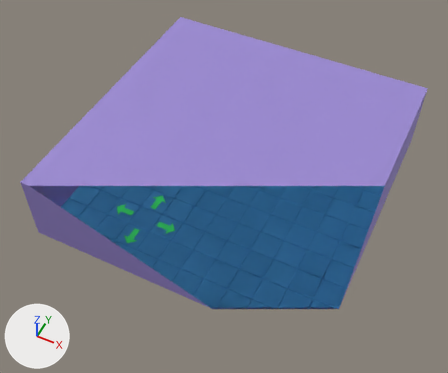
The OBJ model data/model/room.obj: old version first, new version second.
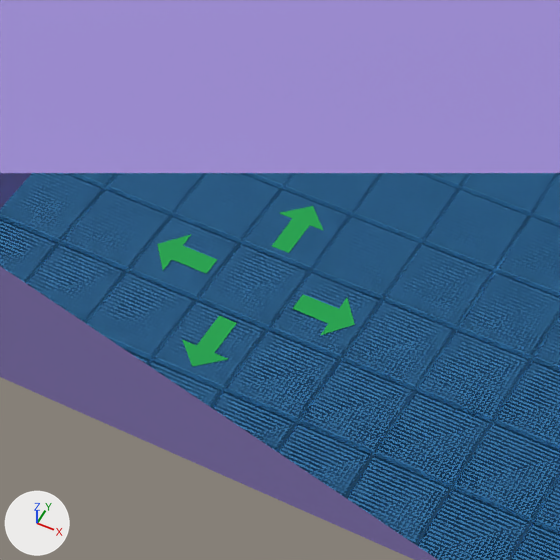
Each version appears first whole from a 50 mm camera at (7.53, -16.36, 19.89) aimed at (-0.14, -1.03, 0.73), and next in a close-up on the part from 16% to 53% of the width and 36% to 81% of the height. Arrows for +X, +Y and +Z are at lower left; the lights stay in place. Everything nearer to the camera than a plane just in front of the edit is cut away. Where no turn or scale is listed for an object, it has been applied to the vertices. Vertices at the same position are counted once.

The older version as bpy lines, for what is in view:
```python
me_cube_002 = bpy.data.meshes.new('Cube.002')
me_cube_002.from_pydata(...)  # 745 vertices, 1728 faces; spans x -6.0..6.0, y -6.0..6.0, z 0.0..0.04
me_cube_002.materials.append(mat_material_010)  # blue #3d95d1
me_plane = bpy.data.meshes.new('Plane')
me_plane.from_pydata(...)  # 7 vertices, 3 faces; spans x -3.895..-3.105, y -3.83..-3.18, z 0.049..0.055
me_plane.materials.append(mat_material_001)  # green #22d160
me_plane_001 = bpy.data.meshes.new('Plane.001')
me_plane_001.from_pydata(...)  # 7 vertices, 3 faces; spans x -2.825..-2.175, y -2.9..-2.109, z 0.049..0.055
me_plane_001.materials.append(mat_material_003)  # green #22d160
me_plane_005 = bpy.data.meshes.new('Plane.005')
me_plane_005.from_pydata(...)  # 7 vertices, 3 faces; spans x -2.825..-2.175, y -4.9..-4.109, z 0.049..0.055
me_plane_005.materials.append(mat_material_007)  # green #22d160
me_plane_007 = bpy.data.meshes.new('Plane.007')
me_plane_007.from_pydata(...)  # 7 vertices, 3 faces; spans x -1.895..-1.105, y -3.83..-3.18, z 0.049..0.055
me_plane_007.materials.append(mat_material_009)  # green #22d160
ob_cube_002 = bpy.data.objects.new('Cube.002', me_cube_002)
ob_cube_002.location = (0.0, 0.0, 0.0)
ob_plane = bpy.data.objects.new('Plane', me_plane)
ob_plane.location = (0.0, 0.0, 0.0)
ob_plane_001 = bpy.data.objects.new('Plane.001', me_plane_001)
ob_plane_001.location = (0.0, 0.0, 0.0)
ob_plane_005 = bpy.data.objects.new('Plane.005', me_plane_005)
ob_plane_005.location = (0.0, 0.0, 0.0)
ob_plane_007 = bpy.data.objects.new('Plane.007', me_plane_007)
ob_plane_007.location = (0.0, 0.0, 0.0)
# also in view: 'Cube' at (0.0, 0.0, 1.5)
```
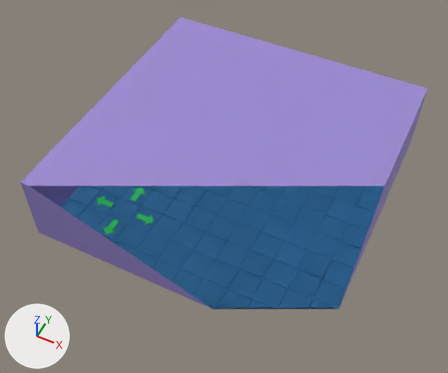
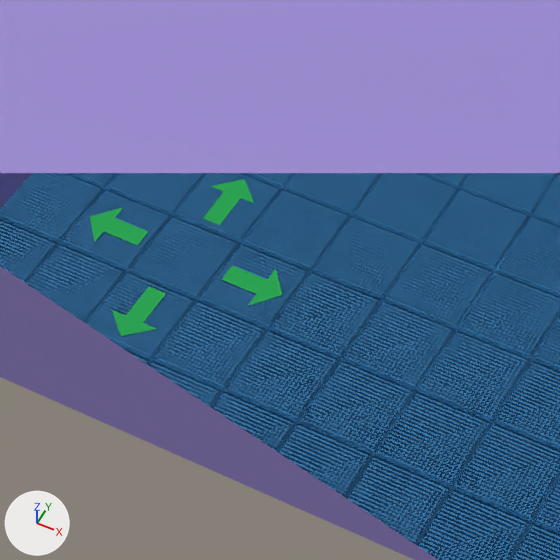
What differs and where, as boxes (x1, y1, x2, y2) in the close-ups (560 x 560 px):
'Plane.005', mesh moved
    before: (182, 316, 237, 367)
    after: (112, 287, 166, 336)
'Plane.007', mesh moved
    before: (292, 294, 355, 335)
    after: (221, 266, 282, 306)
'Plane', mesh moved
    before: (157, 234, 217, 274)
    after: (90, 207, 148, 245)
'Plane.001', mesh moved
    before: (272, 206, 324, 253)
    after: (203, 179, 254, 225)

What changed in the scene script:
```text
Change me_plane:
    where me_plane.from_pydata(...)  # 7 vertices, 3 faces; spans x -3.895..-3.105, y -3.83..-3.18, z 0.049..0.055
    used by ob_plane; location = (0.0, 0.0, 0.0)
    me_plane part 1: the whole mesh is moved by (-1.0, 0.0, 0.0)
Change me_plane_001:
    where me_plane_001.from_pydata(...)  # 7 vertices, 3 faces; spans x -2.825..-2.175, y -2.9..-2.109, z 0.049..0.055
    used by ob_plane_001; location = (0.0, 0.0, 0.0)
    me_plane_001 part 2: the whole mesh is moved by (-1.0, 0.0, 0.0)
Change me_plane_005:
    where me_plane_005.from_pydata(...)  # 7 vertices, 3 faces; spans x -2.825..-2.175, y -4.9..-4.109, z 0.049..0.055
    used by ob_plane_005; location = (0.0, 0.0, 0.0)
    me_plane_005 part 3: the whole mesh is moved by (-1.0, 0.0, 0.0)
Change me_plane_007:
    where me_plane_007.from_pydata(...)  # 7 vertices, 3 faces; spans x -1.895..-1.105, y -3.83..-3.18, z 0.049..0.055
    used by ob_plane_007; location = (0.0, 0.0, 0.0)
    me_plane_007 part 4: the whole mesh is moved by (-1.0, 0.0, 0.0)
```
